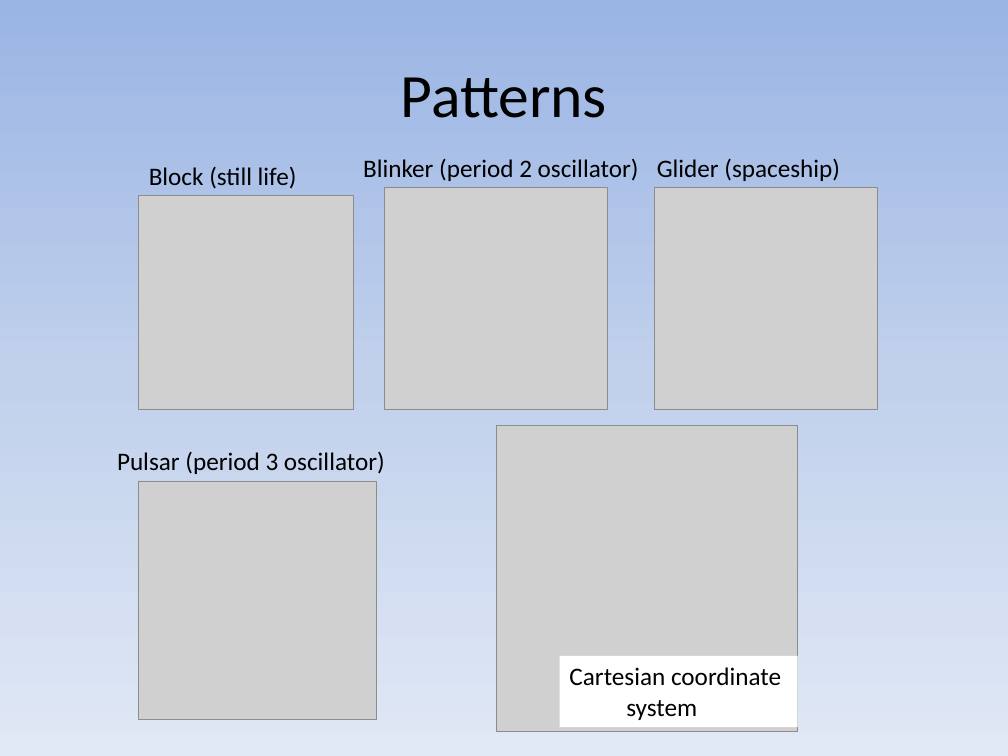
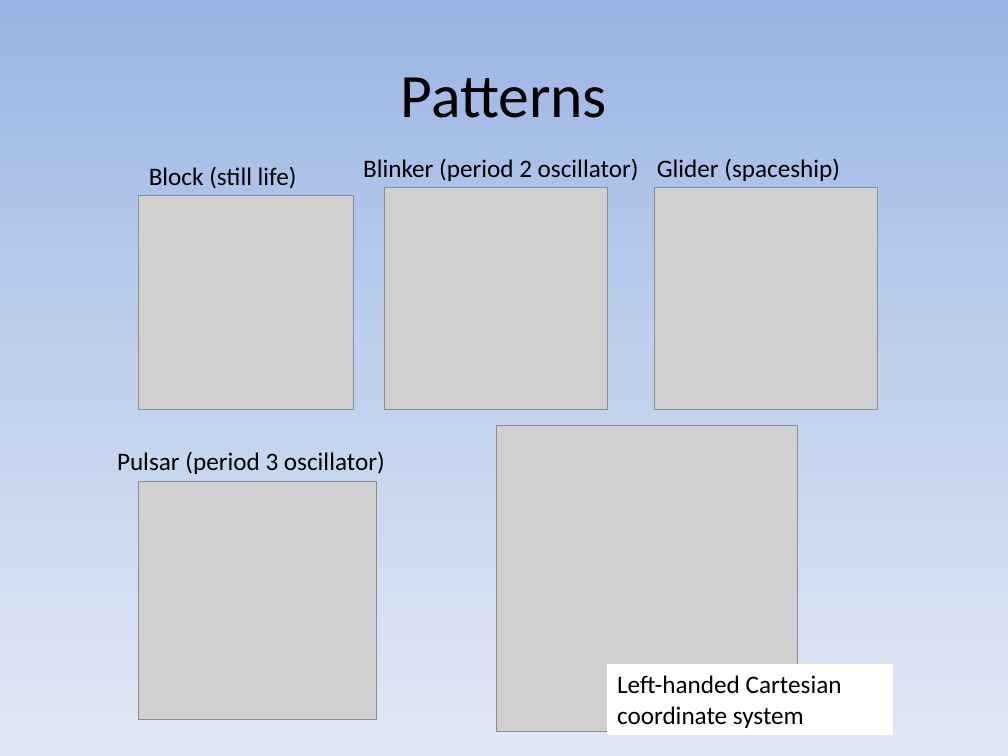
Before and after one commit to pavolondzik/GoL, a slide deck: slide 6 of Conway's Game of Life.pptx. Drawn at 1008x756 pixels with LibreOffice and Linux fonts; fonts in the diff are those of the drawing; grey boxes stand for pictures. Boxes give left, top, right and bottom in pixels: in the first picture for what was removed or moved away, otherwise in the second. Text is boxed around its words. In the diff, an @@ line names an element or a change of style, - is before the commit and + after.

```diff
--- a/Conway's Game of Life.pptx
+++ b/Conway's Game of Life.pptx
@@ rectangle "Left-handed Cartesian coordinate system": place and size @@
-rectangle "Left-handed Cartesian coordinate system" at (559, 656, 797, 728)
+rectangle "Left-handed Cartesian coordinate system" at (607, 663, 892, 735)
@@ text in rectangle at (617, 675, 842, 728): text changed @@
-Cartesian coordinate
-system
+Left-handed Cartesian coordinate system
```
Also in this commit, not shown: 1 other slide changed, 2 other files.
